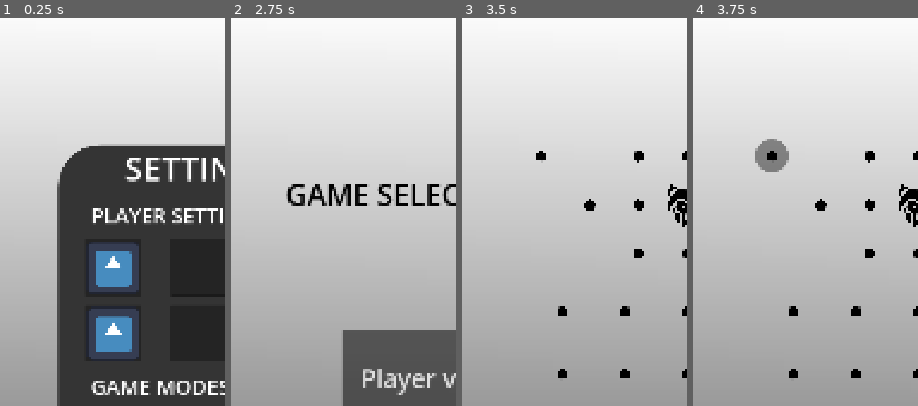
Above: before the commit, frames 1-4 (left to right).
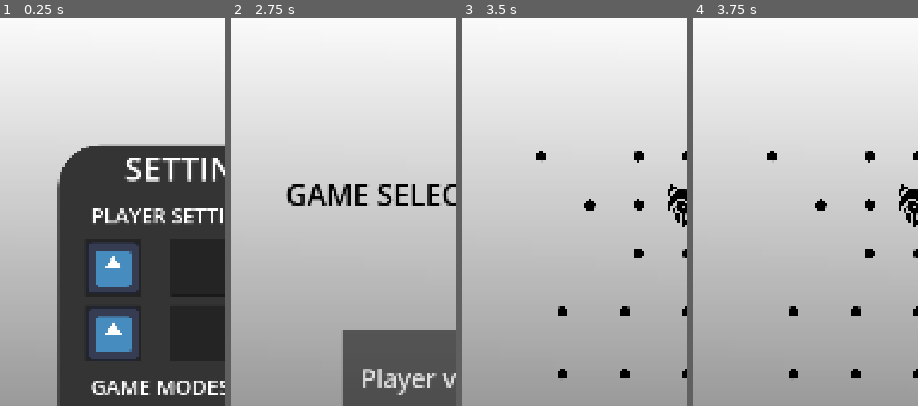
Above: after the commit, the same moments.

Repository: LeYohan-rgb/komikan
Game: Godot game, scene res://Scenes/main_menu.tscn
The game is run twice, just before and just after one commit, with the same random seed, the same clock (stepped at 60 frames per second) and the same inputs. The engine's default icon, where the game draws it, is replaced by a stand-in: a white triangle on a blue panel in a dark square.
Inputs (mouse positions are % of the whole screen's width and height, from its top left):
- Up to frame 1 (0.25 s): no input
- Up to frame 2 (2.75 s): click (59, 32) at 0.52 s; type "Alex" at 0.6 s; click (59, 41) at 0.75 s; type "Alex" at 0.83 s; click "X" at 1.25 s; click "PLAY" at 2 s
- Up to frame 3 (3.5 s): click "Player vs Player" at 2.75 s
- Up to frame 4 (3.75 s): click (18, 18) at 3.52 s
The pictures show only the part of the screen within x 0-50%, y 0-50%; the shares and areas given below are measured in that part.

Frames 1-3 are identical in both runs. In frame 4, 0.9% of the frame differs, in the area x 27-43%, y 31-40%.

Commit message:
Can now select and unselect cells freely

Diff:
--- a/Scripts/game_scene.gd
+++ b/Scripts/game_scene.gd
@@ -96,11 +96,26 @@
 	if cell_state == "":
 		return
 
-	if is_pressed == "":
+	if is_pressed == "": #DESELECT
+		#NO CELL NOW
+		Global.selected_cell = 0
 		for i in cell_ID_to_node[cell_num].neighbors:
 			if cell_ID_to_node[i].state == "":
 				cell_ID_to_node[i].change_is_pressed_state("")
-	elif is_pressed == "selected":
+	elif is_pressed == "selected": #SELECT
+		#declare the globally selected cell
+		if Global.selected_cell == 0:
+			Global.selected_cell = cell_num
+		else: #ALREADY A SELECTED CELL
+			deselect_cell(Global.selected_cell) #UNSELECT THE PREVIOUS CELL
+			Global.selected_cell = cell_num #DECLARE NEW SELECTED CELL AS SELECTED
+
 		for i in cell_ID_to_node[cell_num].neighbors:
 			if cell_ID_to_node[i].state == "":
 				cell_ID_to_node[i].change_is_pressed_state("highlighted")
+
+func deselect_cell(cell_num : int):
+		cell_ID_to_node[cell_num].change_is_pressed_state("")
+		for i in cell_ID_to_node[cell_num].neighbors:
+			if cell_ID_to_node[i].state == "":
+				cell_ID_to_node[i].change_is_pressed_state("")
--- a/Scripts/global.gd
+++ b/Scripts/global.gd
@@ -16,3 +16,6 @@
 var pangui_player_mode : int = 0
 #0: first, 1: bot
 var pangui_bot_mode : int = 0
+
+#GAME RELATED VARIABLES
+var selected_cell : int = 0
--- a/Scripts/tile.gd
+++ b/Scripts/tile.gd
@@ -42,15 +42,17 @@
 func _on_button_pressed() -> void:
 	if state == "null":
 		return
+	if state == "" and is_pressed != "highlighted":
+		return
+
 	if is_pressed == "":
 		is_pressed = "selected"
 		selected_radius.show()
 		selected_tile.emit(is_pressed, cell_ID, state)
-		print("a")
 	elif is_pressed == "selected":
-		print('b')
 		is_pressed = ""
 		selected_radius.hide()
+		selection_radius.hide()
 		selected_tile.emit(is_pressed, cell_ID, state)
 
 func change_is_pressed_state(changed_is_pressed : String):
@@ -60,3 +62,4 @@
 	elif changed_is_pressed == "":
 		is_pressed = ""
 		selection_radius.hide()
+		selected_radius.hide()
